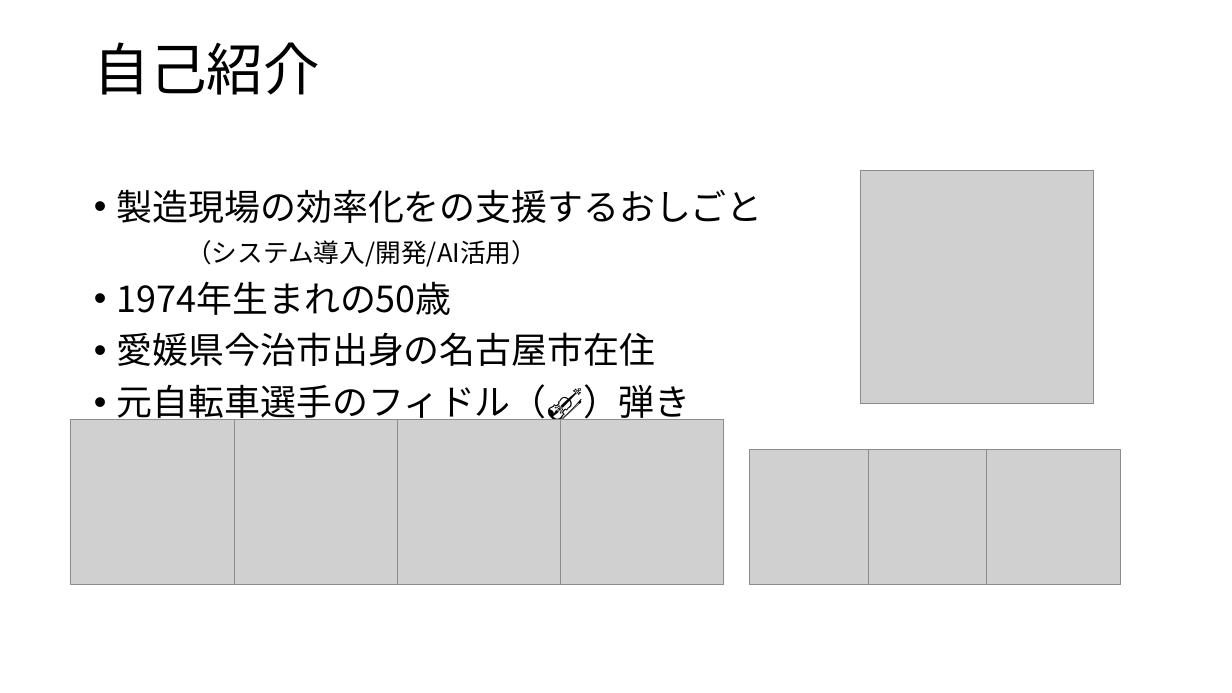
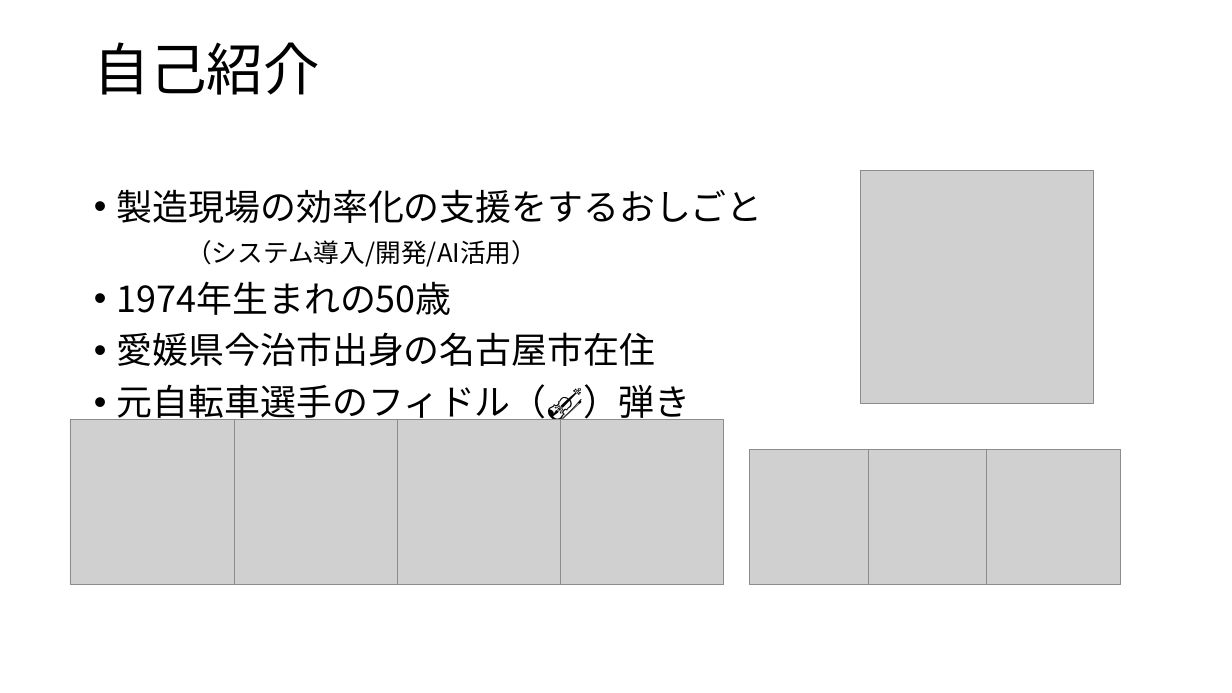
Before and after one commit to ikedachin/study_huggingface, a slide deck: slide 3 of huggingface 発表資料.pptx. Drawn at 1232x693 pixels with LibreOffice and Linux fonts; fonts in the diff are those of the drawing; grey boxes stand for pictures; background and template pictures are left out. Boxes give left, top, right and bottom in pixels: in the first picture for what was removed or moved away, otherwise in the second. Text is boxed around its words. In the diff, an @@ line names an element or a change of style, - is before the commit and + after.

```diff
--- a/huggingface 発表資料.pptx
+++ b/huggingface 発表資料.pptx
@@ text at bbox=[117, 189, 763, 223]: text changed @@
-• 製造現場の効率化をの支援するおしごと
+• 製造現場の効率化の支援をするおしごと
```
Also in this commit, not shown: 5 other slides changed, 2 slides added, 1 slide removed.
